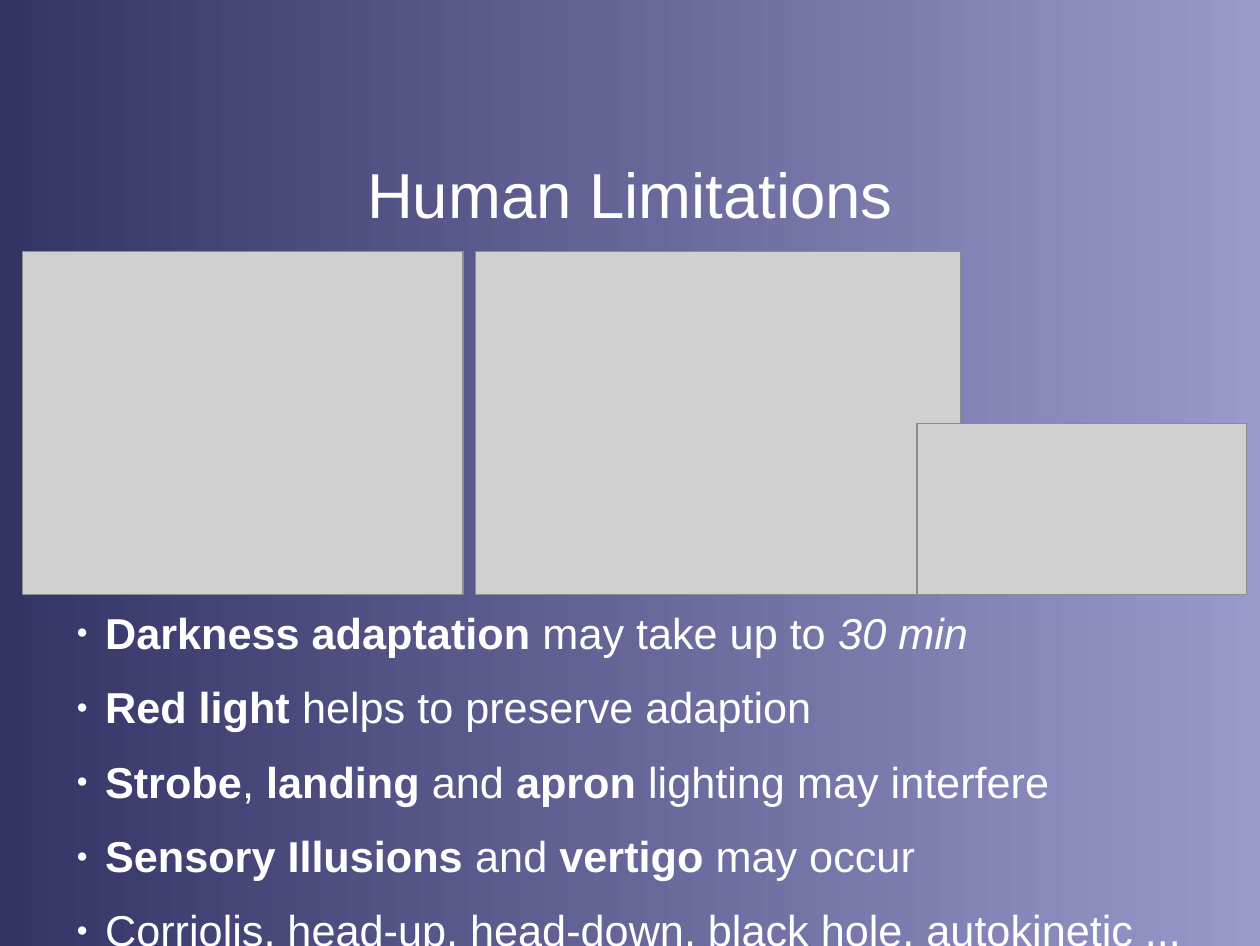
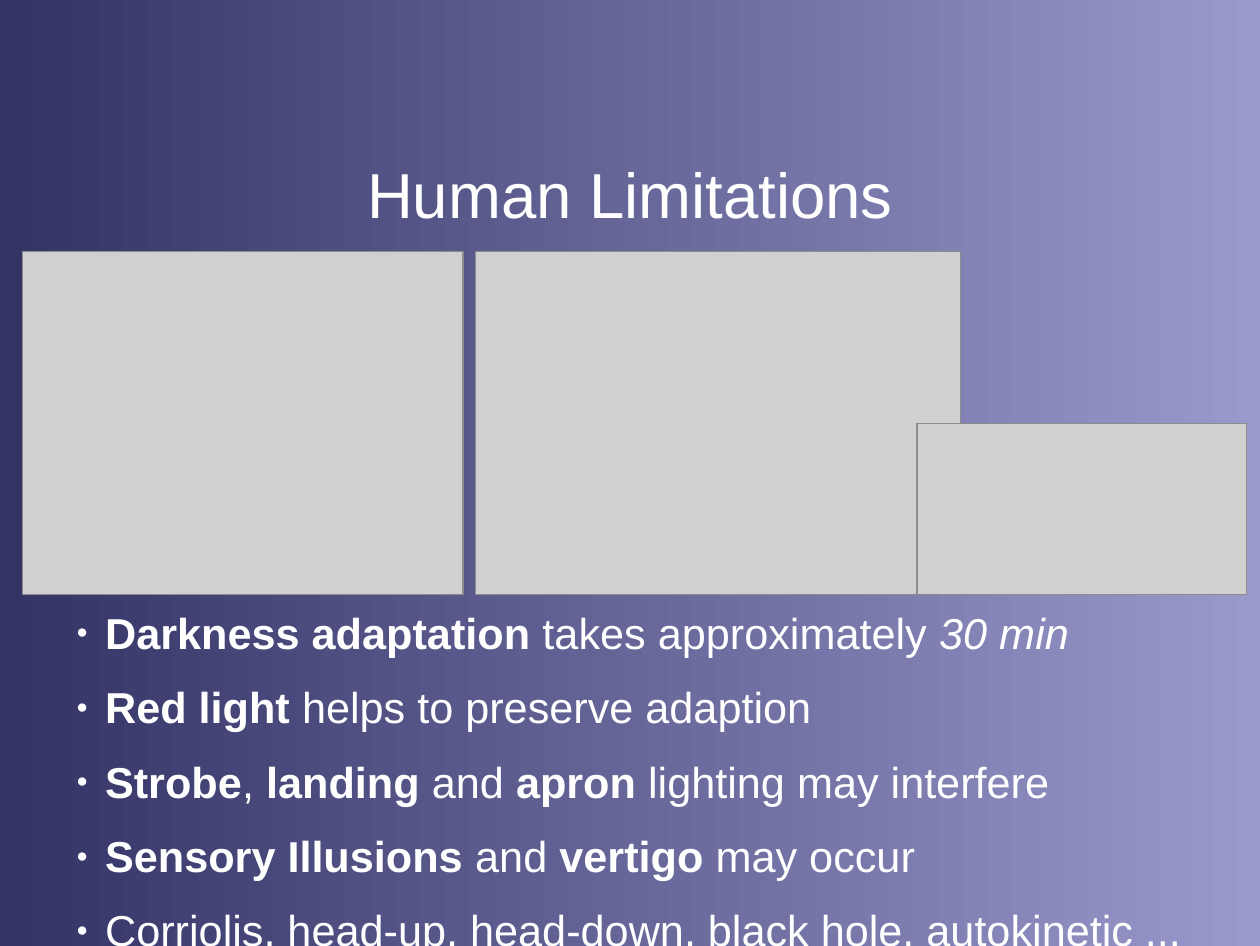
Before and after one commit to stephanheinemann/flight, a slide deck: slide 7 of FI/NightFlying/NightFlying.odp. Drawn at 1260x946 pixels with LibreOffice and Linux fonts; fonts in the diff are those of the drawing; grey boxes stand for pictures; background and template pictures are left out. Boxes give left, top, right and bottom in pixels: in the first picture for what was removed or moved away, otherwise in the second. Text is boxed around its words. In the diff, an @@ line names an element or a change of style, - is before the commit and + after.

```diff
--- a/FI/NightFlying/NightFlying.odp
+++ b/FI/NightFlying/NightFlying.odp
@@ text at box(105, 617, 1069, 657): text changed; bold off @@
-● Darkness adaptation may take up to 30 min
+● Darkness adaptation takes approximately 30 min
```
Also in this commit, not shown: 4 other slides changed, 3 other files.
